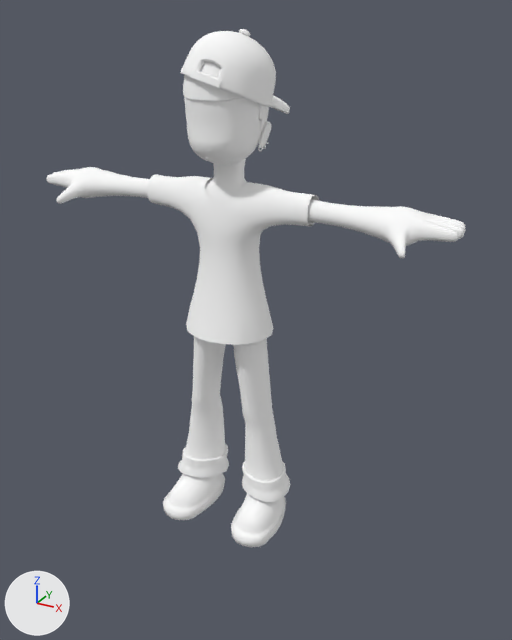
An edit to the FBX model Capstone/Assets/3D Assets/3danim for mainmenu/junnie_sit talking.fbx, drawn before and after from the same camera.
Rendered twice from a camera (50 mm lens) standing at (0.395, -0.661, 0.599) and looking at (0.027, 0.009, 0.264). The lights are fixed; the arrows at lower left show +X, +Y and +Z. Where no turn or scale is listed for an object, it has been applied to the vertices.

In view in the first picture: 'body', 'foot', 'hair', 'hat', 'head', 'pants', 'shirt'.
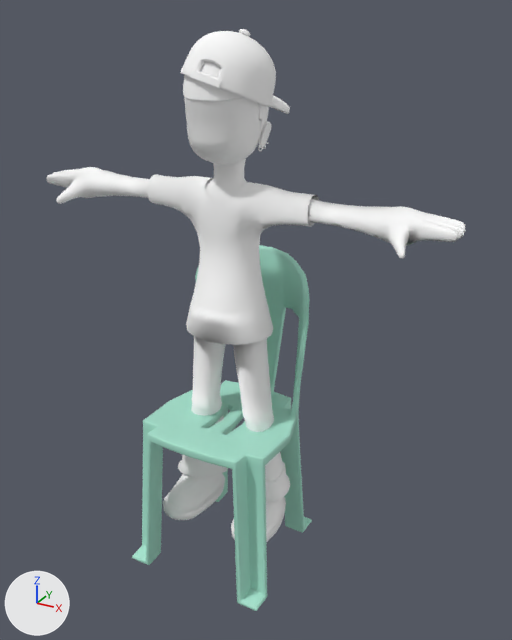
The change, as a list of edits to the scene's bpy script:
```text
Add mat_lambert2:
    mat_lambert2 = principled_material('lambert2')
    mat_lambert2.base_color = (0.384, 0.767, 0.62)  # green #a7e3ce
Change me_mesh_002:
    where me_mesh_002.from_pydata(...)  # 449 vertices, 410 faces; spans x -0.101..0.101, y -0.052..0.042, z 0.255..0.429
    used by ob_shirt; location = (0.0, 0.0, 0.0)
    me_mesh_002 part 1: its shading normals changed
Change me_mesh_004:
    where me_mesh_004.from_pydata(...)  # 799 vertices, 776 faces; spans x -0.078..0.078, y -0.038..0.033, z 0.039..0.297
    used by ob_pants; location = (0.0, 0.0, 0.0)
    me_mesh_004 part 2: its shading normals changed
Add me_mesh_010:
    me_mesh_010.from_pydata(...)  # 1416 vertices, 1426 faces; spans x -0.093..0.093, y -0.125..0.066, z -0.189..0.196
    me_mesh_010.materials.append(mat_lambert2)  # green #a7e3ce
Add ob_upuan_010:
    ob_upuan_010 = bpy.data.objects.new('upuan.010', me_mesh_010)
    ob_upuan_010.location = (0.0, 0.017, 0.135)
```

Boxes [x1, y1, x2, y2] around the edits, measured in the pictures (512 x 640 px):
'upuan.010', added (green)
    after: [132, 245, 312, 611]
'shirt', shading changed
    both: [148, 175, 319, 345]
'pants', shading changed
    both: [178, 336, 290, 502]
